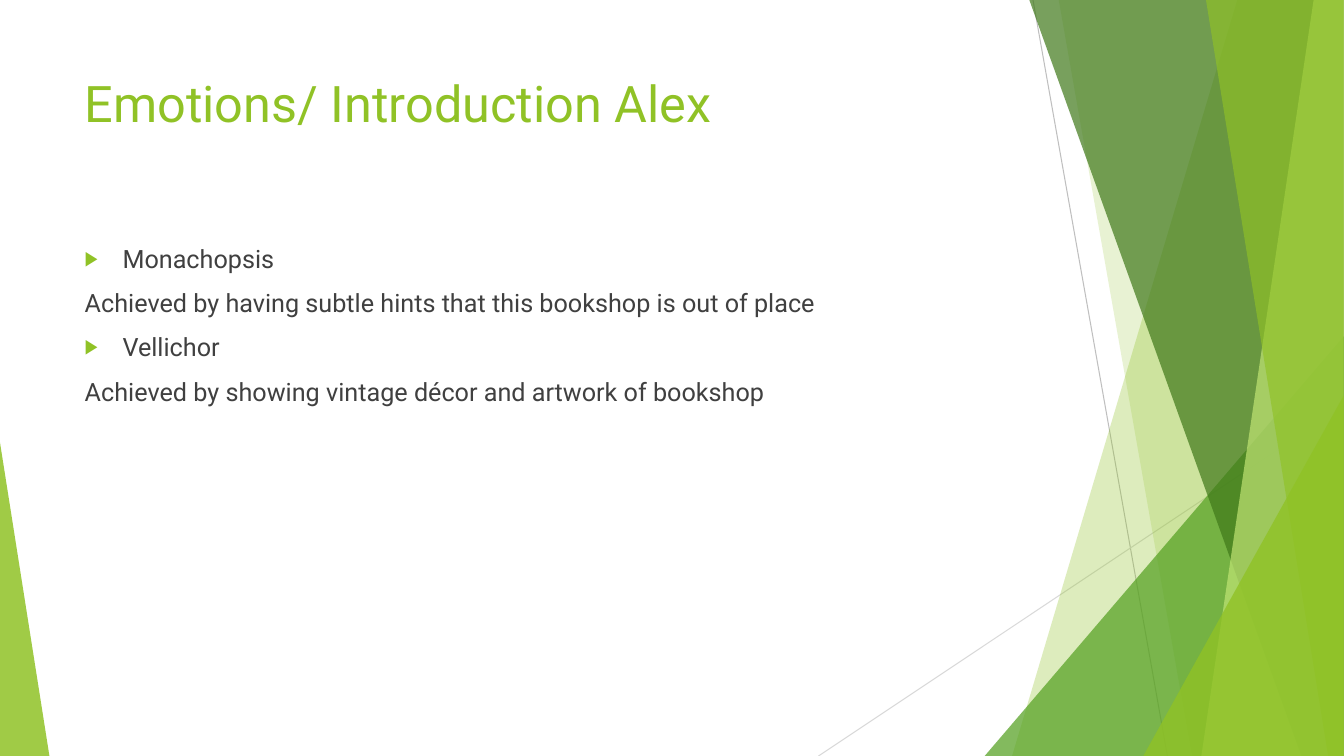
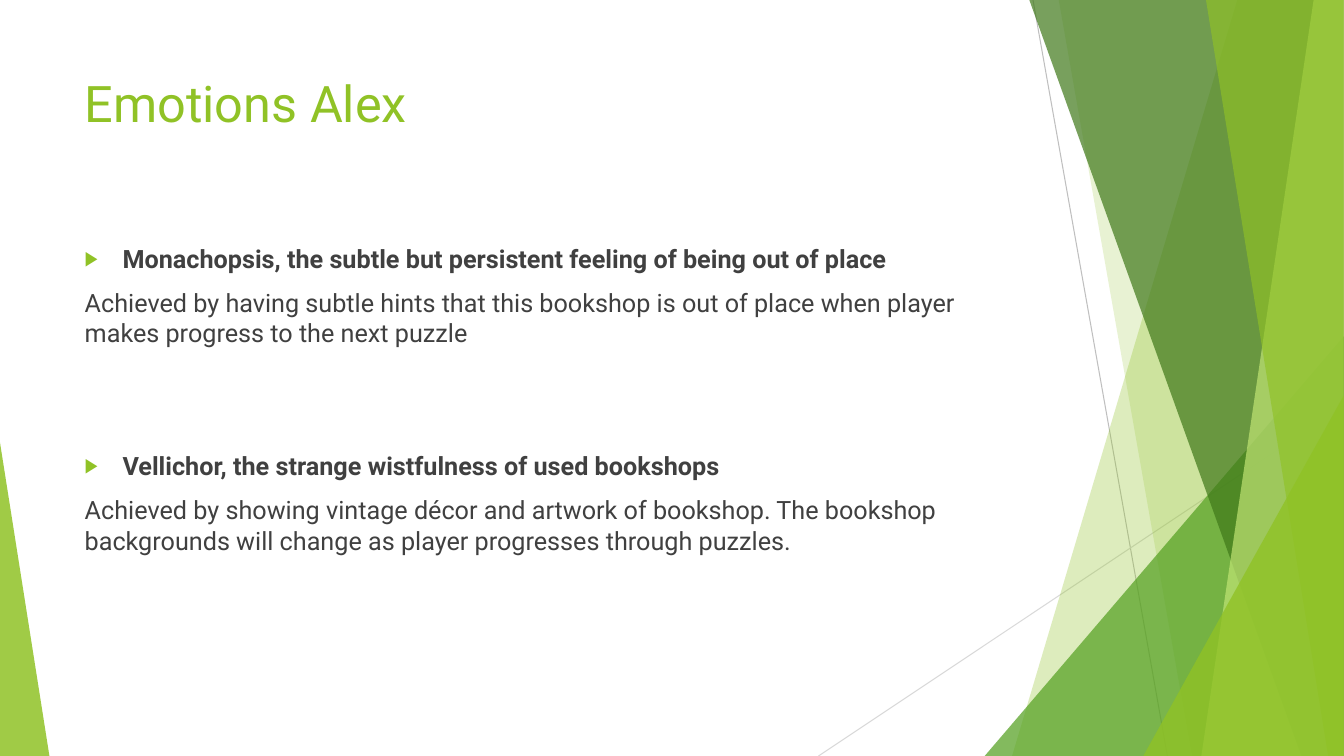
Before and after one commit to UoSGamesGroups/first-semester-l4-5-group-14, a slide deck: slide 4 of Group 14.pptx. Drawn at 1344x756 pixels with LibreOffice and Linux fonts; fonts in the diff are those of the drawing. Boxes give left, top, right and bottom in pixels: in the first picture for what was removed or moved away, otherwise in the second. Text is boxed around its words. In the diff, an @@ line names an element or a change of style, - is before the commit and + after.

```diff
--- a/Group 14.pptx
+++ b/Group 14.pptx
@@ title at box(85, 84, 407, 123): text changed @@
-Emotions/ Introduction Alex
+Emotions Alex
@@ text at box(85, 249, 954, 556): text changed @@
-▶ Monachopsis
-Achieved by having subtle hints that this bookshop is out of place
-▶ Vellichor
-Achieved by showing vintage décor and artwork of bookshop
+▶ Monachopsis, the subtle but persistent feeling of being out of place
+Achieved by having subtle hints that this bookshop is out of place when player makes progress to the next puzzle
+▶ Vellichor, the strange wistfulness of used bookshops
+Achieved by showing vintage décor and artwork of bookshop. The bookshop backgrounds will change as player progresses through puzzles.
```
Also in this commit, not shown: 1 other slide changed, 1 slide added.
